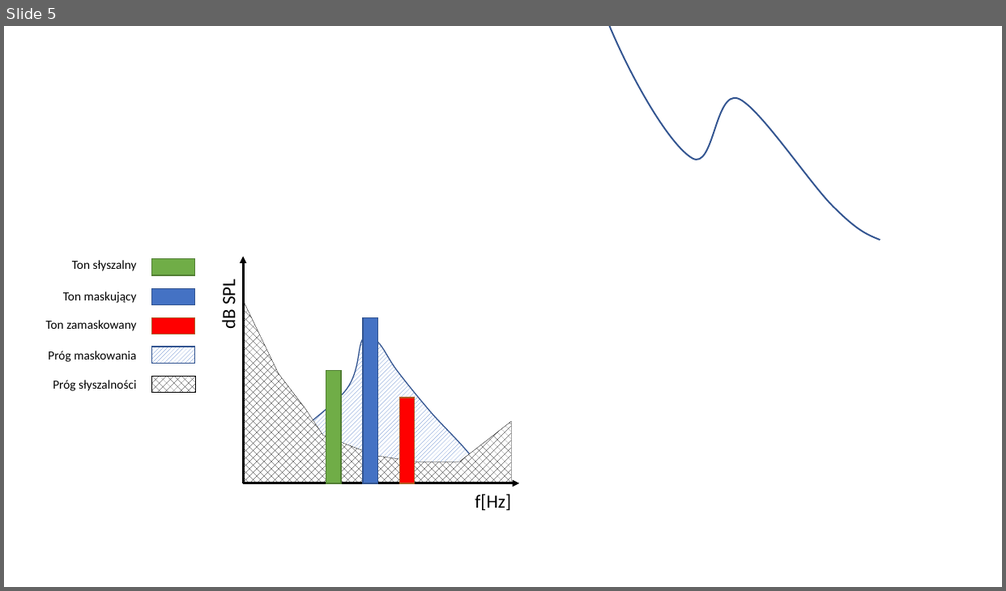
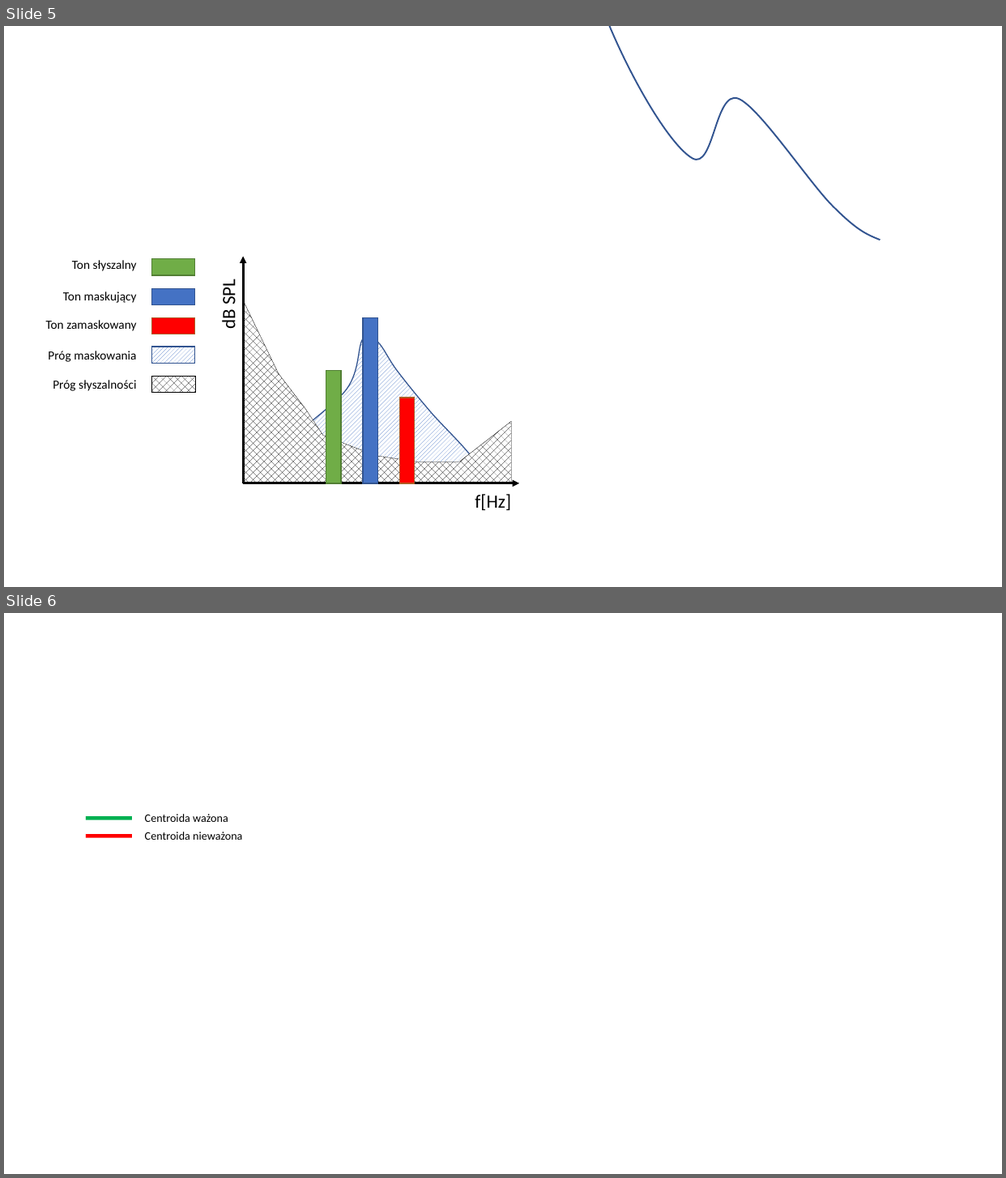
Before and after one commit to Reddius/dyplom_pliki, a slide deck: Prezentacja1.pptx. Shown one above the other, each under a label of ours: slide 5 before the commit, slides 5 and 6 after it. The pictures are 1006x591 and 1006x1178 pixels, drawn with LibreOffice and Linux fonts; fonts in the diff are those of the drawing. Boxes give left, top, right and bottom in pixels: in the first picture for what was removed or moved away, otherwise in the second. Text is boxed around its words. In the diff, an @@ line names an element or a change of style, - is before the commit and + after.

```diff
--- a/Prezentacja1.pptx
+++ b/Prezentacja1.pptx
@@ slide 6 added at [4,613,1002,1174], background #FFFFFF @@
@@ rectangle added at [86,816,132,820], fill #00B050 @@
@@ text added at [145,814,228,822], 11 pt, text #000000 @@
+Centroida ważona
@@ rectangle added at [86,834,132,837], fill #FF0000 @@
@@ text added at [145,832,242,840], 11 pt, text #000000 @@
+Centroida nieważona
```
Also in this commit, not shown: 1 other file.
